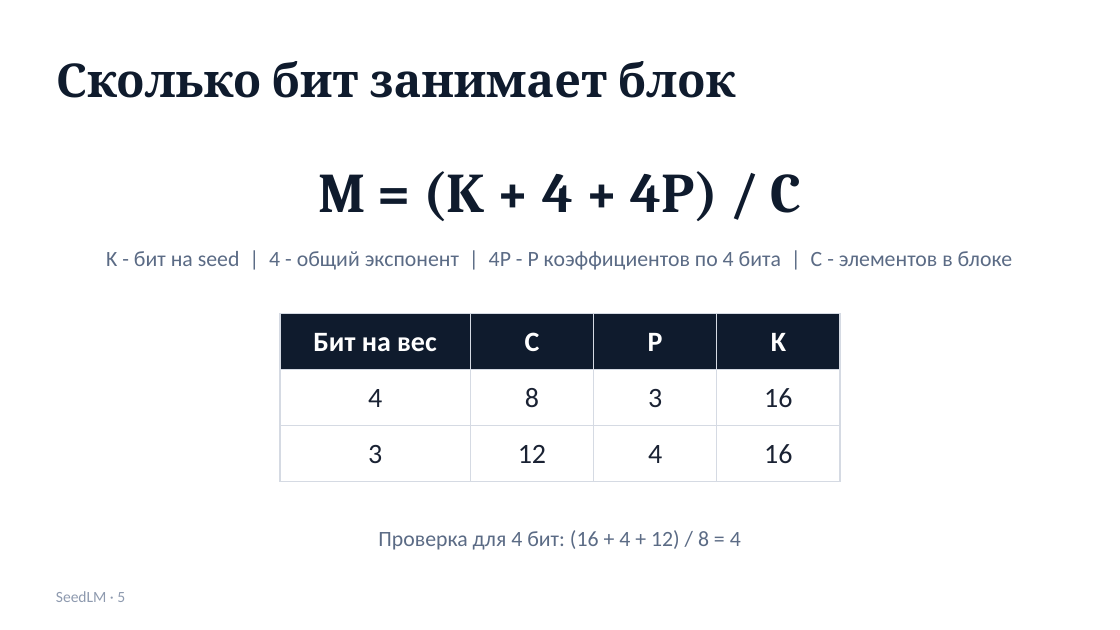
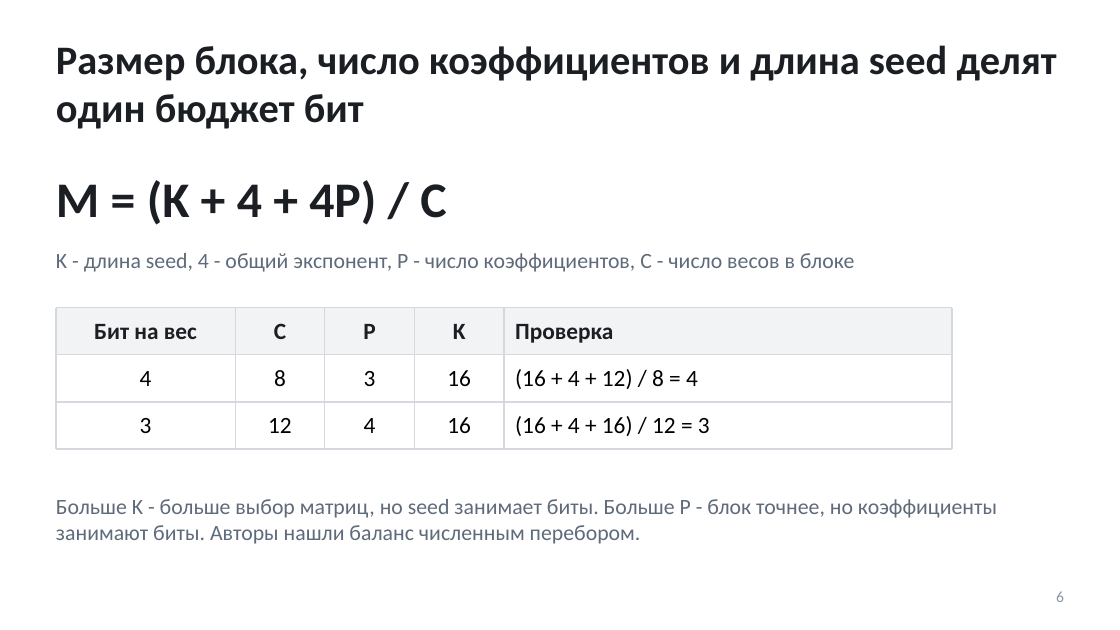
Before and after one commit to mnenadoeloo/EfficientDL, a slide deck: slide 6 of hw2/SeedLM.pptx (slide 5 before the commit). Drawn at 1120x630 pixels with LibreOffice and Linux fonts; fonts in the diff are those of the drawing. Boxes give left, top, right and bottom in pixels: in the first picture for what was removed or moved away, otherwise in the second. Text is boxed around its words. In the diff, an @@ line names an element or a change of style, - is before the commit and + after.

```diff
--- a/hw2/SeedLM.pptx
+++ b/hw2/SeedLM.pptx
@@ text added at box(56, 45, 1057, 129), 26 pt, text #1B1F24, bold @@
+Размер блока, число коэффициентов и длина seed делят один бюджет бит
@@ text removed at box(56, 61, 736, 98) @@
-Сколько бит занимает блок
@@ text "M = (K + 4 ...": place and size @@
-text "M = (K + 4 ..." at box(318, 171, 802, 221)
+text "M = (K + 4 ..." at box(56, 180, 446, 225)
@@ text "M = (K + 4 ..." at box(56, 180, 446, 225): size 36 to 32 pt, font Cambria to Calibri, text colour #0F1B2D to #1B1F24; alignment centre to left; vertical alignment middle to top @@
@@ text at box(56, 253, 855, 272): text changed; text colour #5B6B85 to #5F6B7A @@
-K - бит на seed | 4 - общий экспонент | 4P - P коэффициентов по 4 бита | C - элементов в блоке
+K - длина seed, 4 - общий экспонент, P - число коэффициентов, C - число весов в блоке
@@ text "K - длина seed, 4 ..." at box(56, 253, 855, 272): vertical alignment middle to top @@
@@ table at box(56, 308, 952, 449) @@
+column 5: Проверка | (16 + 4 + 12) / 8 = 4 | (16 + 4 + 16) / 12 = 3
@@ table: place and size @@
-table at box(280, 314, 840, 482)
+table at box(56, 308, 952, 449)
@@ text added at box(56, 499, 997, 544), 14 pt, text #5F6B7A @@
+Больше K - больше выбор матриц, но seed занимает биты. Больше P - блок точнее, но коэффициенты занимают биты. Авторы нашли баланс численным перебором.
@@ text removed at box(378, 530, 741, 550) @@
-Проверка для 4 бит: (16 + 4 + 12) / 8 = 4
@@ text removed at box(56, 591, 125, 602) @@
-SeedLM · 5
@@ text added at box(1056, 591, 1064, 602), 10 pt, text #8A94A6 @@
+6
```
Also in this commit, not shown: 11 slides added, 13 slides removed, 30 other files.
